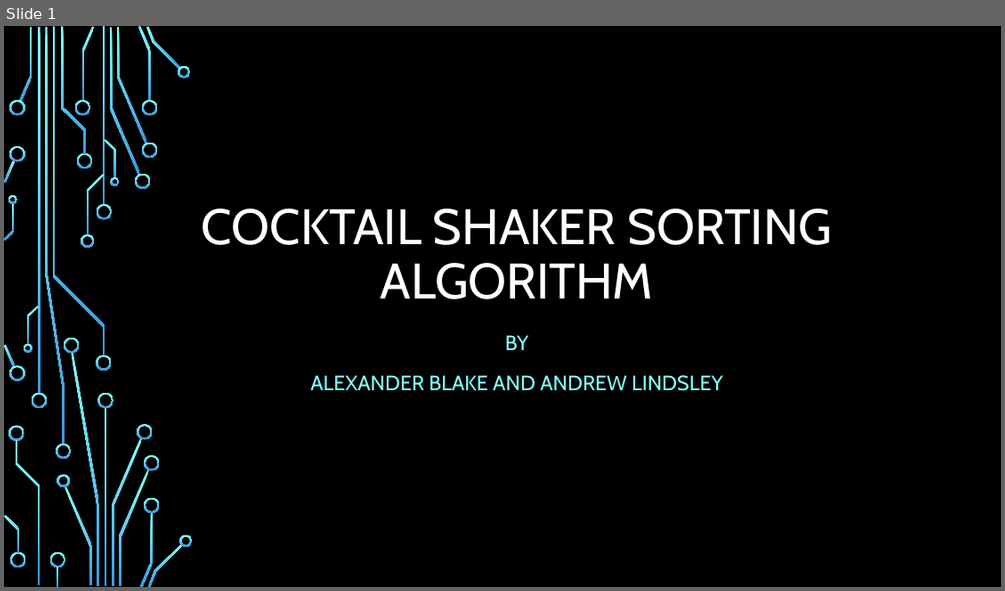
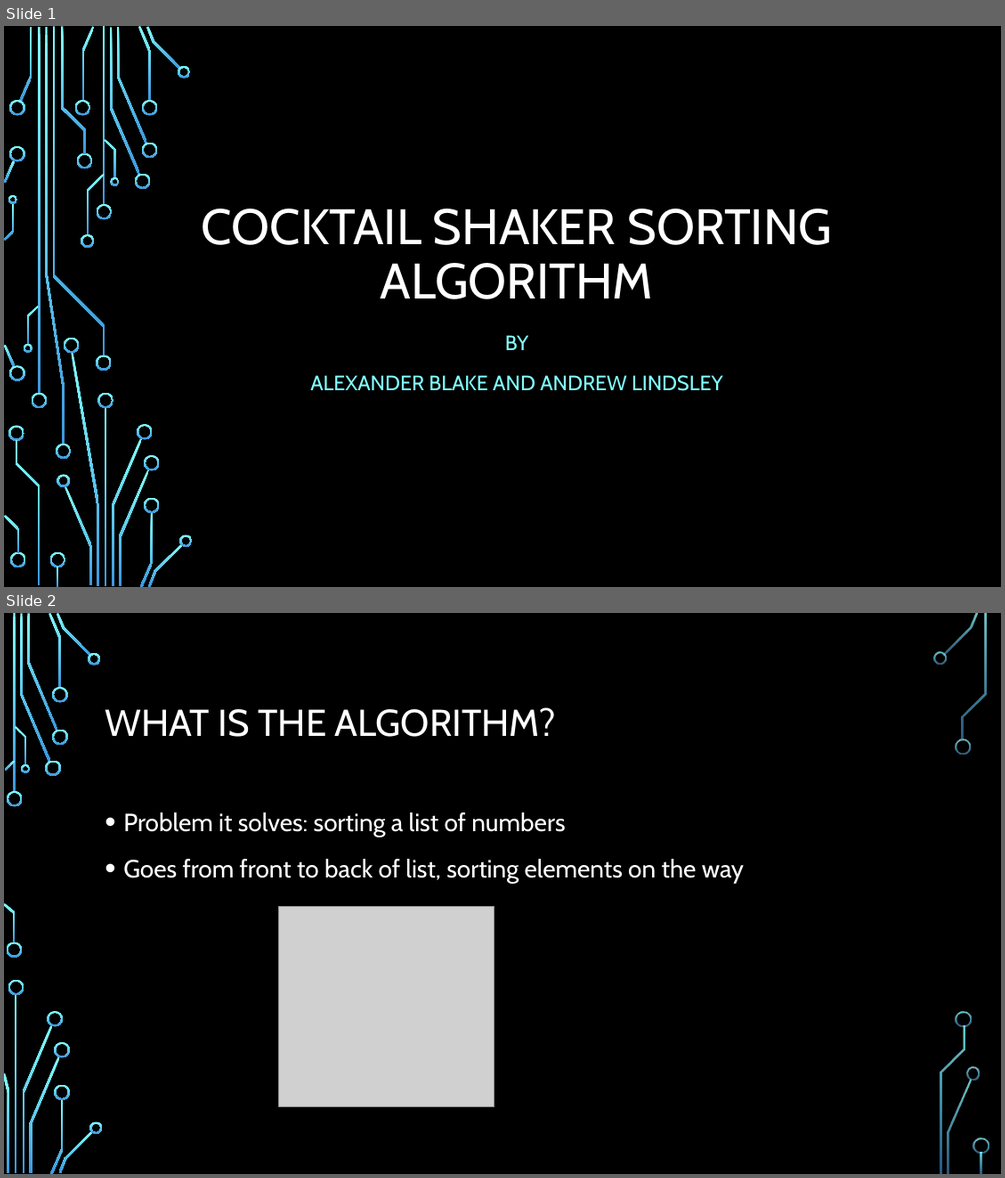
Before and after one commit to josephBlake/CocktailSort, a slide deck: FinalPresentation.pptx. Shown one above the other, each under a label of ours: slide 1 before the commit, slides 1 and 2 after it. The pictures are 1005x591 and 1005x1178 pixels, drawn with LibreOffice and Linux fonts; fonts in the diff are those of the drawing; grey boxes stand for pictures; background and template pictures are left out. Boxes give left, top, right and bottom in pixels: in the first picture for what was removed or moved away, otherwise in the second. Text is boxed around its words. In the diff, an @@ line names an element or a change of style, - is before the commit and + after.

```diff
--- a/FinalPresentation.pptx
+++ b/FinalPresentation.pptx
@@ slide 2 added at (4, 613, 1001, 1174), background picture (left out) @@
@@ title added at (105, 707, 556, 737), 36 pt, text #FFFFFF @@
+WHAT IS THE ALGORITHM?
@@ text added at (123, 812, 744, 884), 24 pt, text #FFFFFF @@
+• Problem it solves: sorting a list of numbers
+• Goes from front to back of list, sorting elements on the way
@@ picture added at (278, 906, 494, 1107) @@
@@ group added at (4, 613, 989, 1174): 33 freeform shapes, 3 rectangles @@
```
Also in this commit, not shown: 5 other slides added, 3 slides removed.
